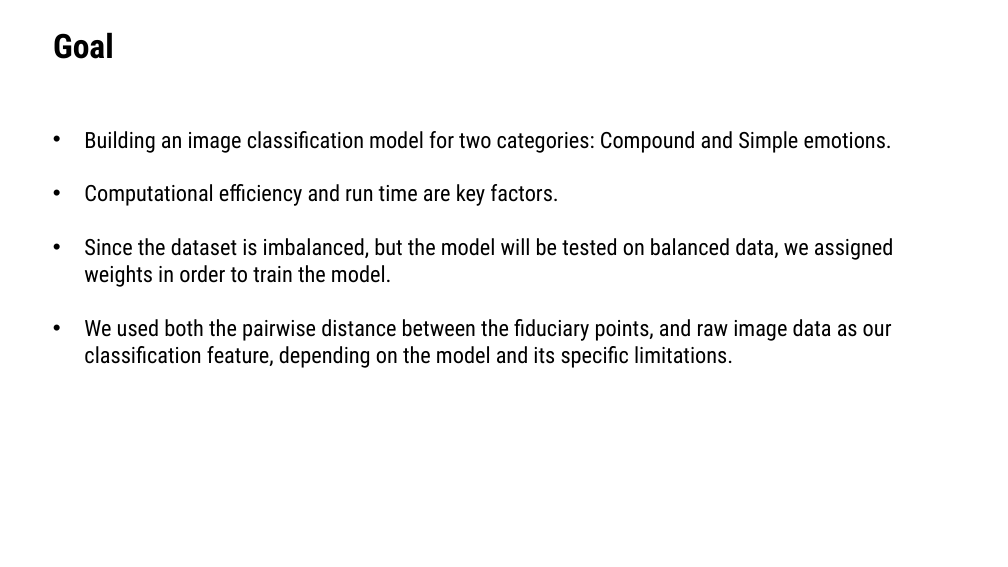
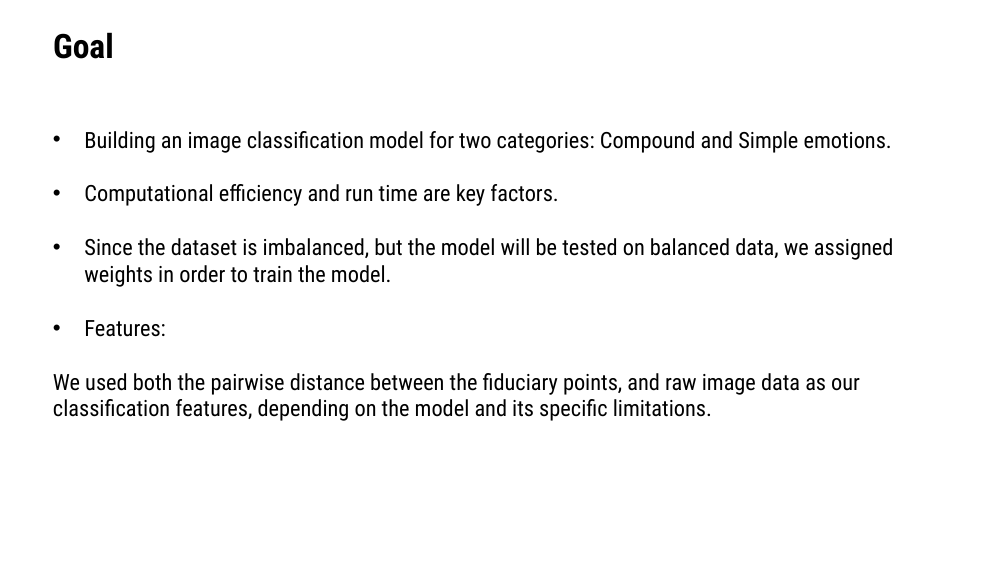
Before and after one commit to TZstatsADS/Fall2020-Project3-group5, a slide deck: slide 4 of doc/presentation.pptx. Drawn at 1008x567 pixels with LibreOffice and Linux fonts; fonts in the diff are those of the drawing; background and template pictures are left out. Boxes give left, top, right and bottom in pixels: in the first picture for what was removed or moved away, otherwise in the second. Text is boxed around its words. In the diff, an @@ line names an element or a change of style, - is before the commit and + after.

Commit message:
updating ppt

```diff
--- a/doc/presentation.pptx
+++ b/doc/presentation.pptx
@@ text at (53, 320, 860, 421): text changed @@
-• We used both the pairwise distance between the fiduciary points, and raw image data as our classification feature, depending on the model and its specific limitations.
+• Features:
+  We used both the pairwise distance between the fiduciary points, and raw image data as our classification features, depending on the model and its specific limitations.
```
Also in this commit, not shown: 2 other slides changed, 1 slide removed, 1 other file.
